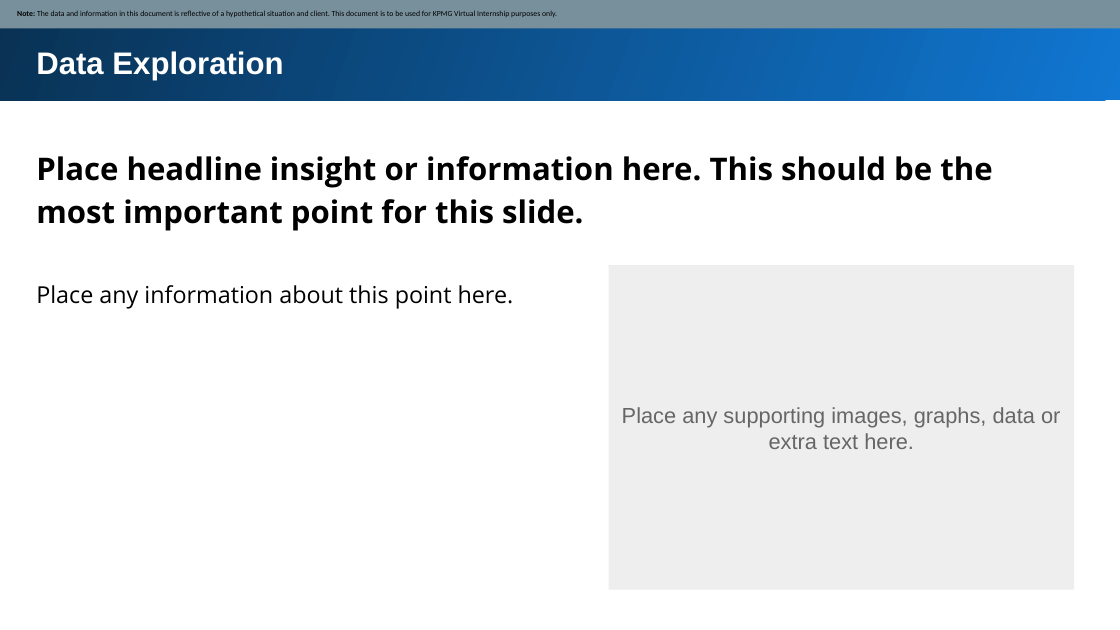
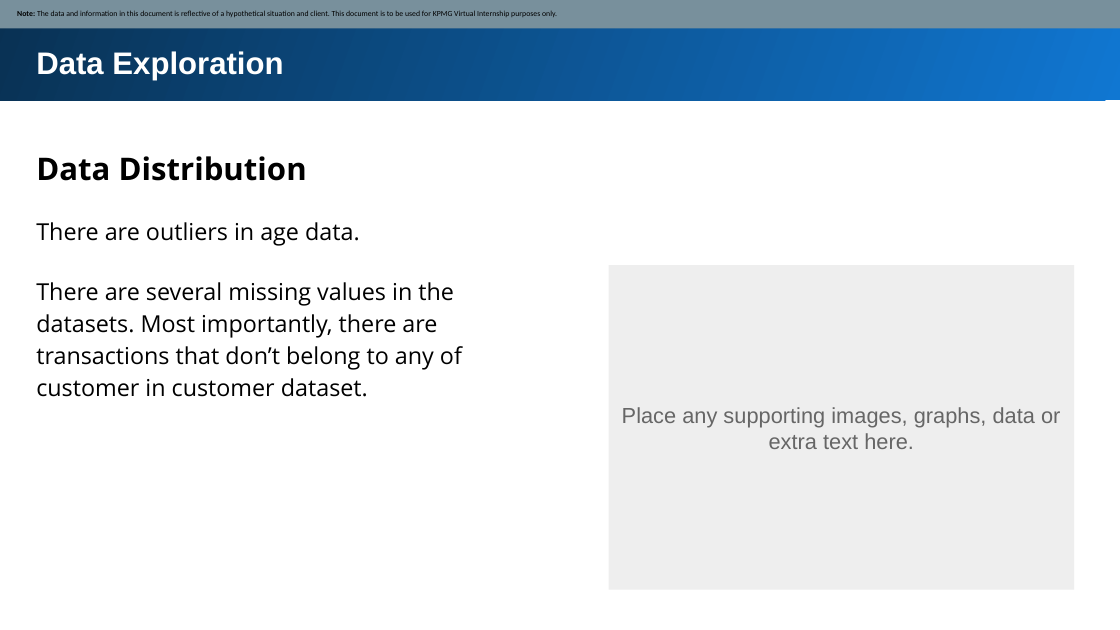
Before and after one commit to Thanh-8213/KPMG_intern, a slide deck: slide 4 of Analysis/Module 2/Module_2_Template_slide.pptx. Drawn at 1120x630 pixels with LibreOffice and Linux fonts; fonts in the diff are those of the drawing. Boxes give left, top, right and bottom in pixels: in the first picture for what was removed or moved away, otherwise in the second. Text is boxed around its words. In the diff, an @@ line names an element or a change of style, - is before the commit and + after.

```diff
--- a/Analysis/Module 2/Module_2_Template_slide.pptx
+++ b/Analysis/Module 2/Module_2_Template_slide.pptx
@@ text at [36, 156, 307, 181]: text changed @@
-Place headline insight or information here. This should be the most important point for this slide.
+Data Distribution
@@ text at [36, 222, 462, 397]: text changed @@
-Place any information about this point here.
+There are outliers in age data.
+There are several missing values in the datasets. Most importantly, there are transactions that don’t belong to any of customer in customer dataset.
```
Also in this commit, not shown: 3 other slides changed, 2 slides added, 2 other files.
